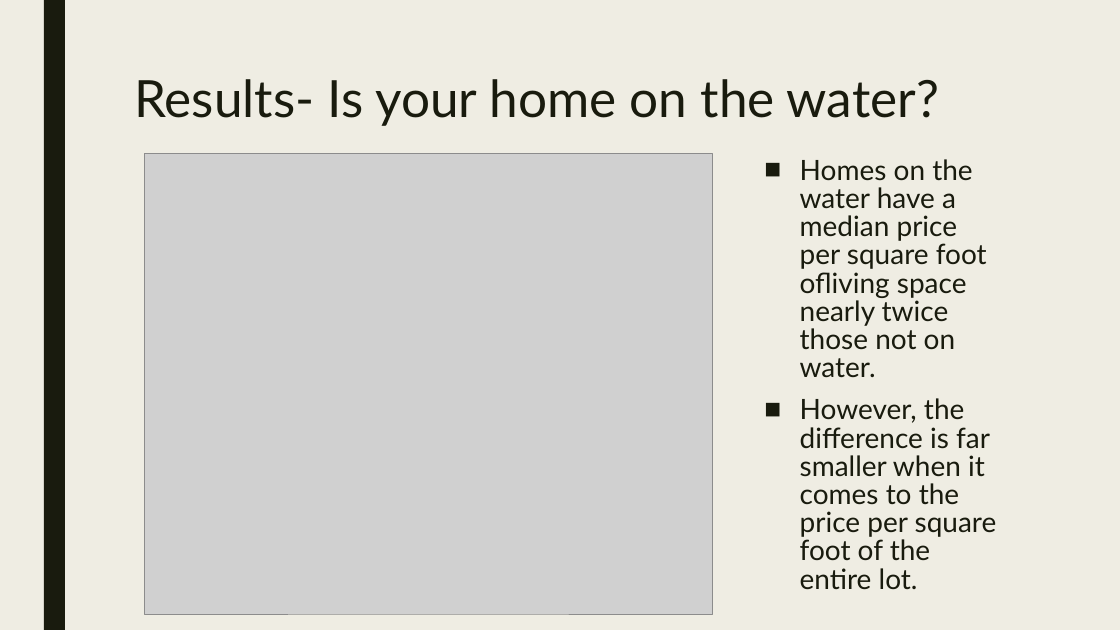
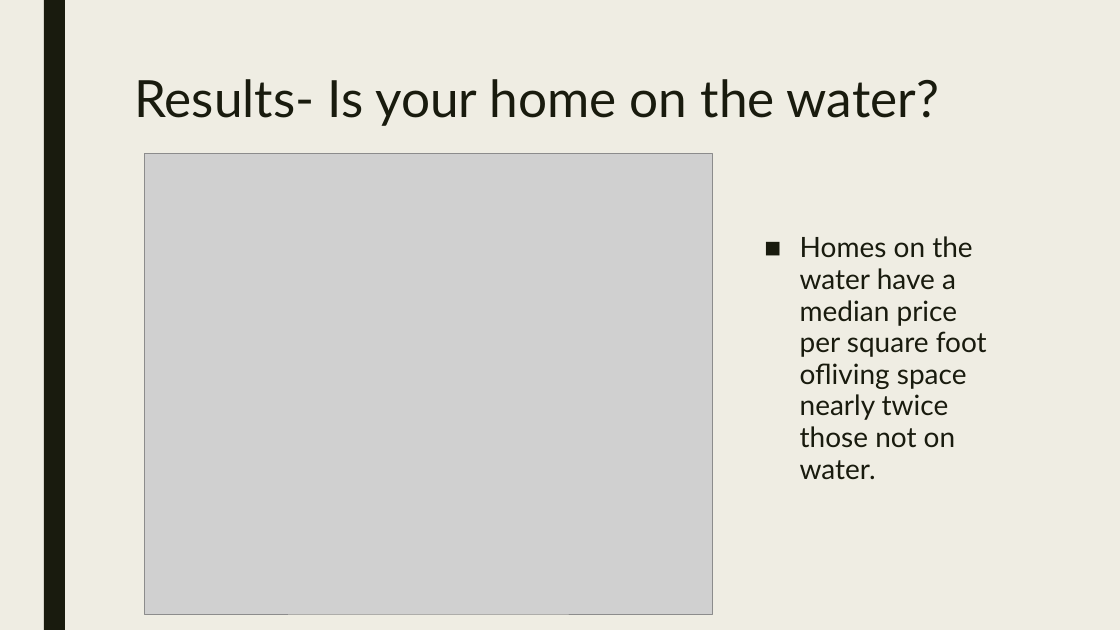
Before and after one commit to yshp57/dsc-1-final-project-online-ds-pt-100118, a slide deck: slide 5 of Presentation1.pptx. Drawn at 1120x630 pixels with LibreOffice and Linux fonts; fonts in the diff are those of the drawing; grey boxes stand for pictures. Boxes give left, top, right and bottom in pixels: in the first picture for what was removed or moved away, otherwise in the second. Text is boxed around its words. In the diff, an @@ line names an element or a change of style, - is before the commit and + after.

```diff
--- a/Presentation1.pptx
+++ b/Presentation1.pptx
@@ text "Homes on the water have ...": place and size @@
-text "Homes on the water have ..." at [800, 159, 997, 589]
+text "Homes on the water have ..." at [800, 236, 987, 480]
@@ text "Homes on the water have ..." at [800, 236, 987, 480]: line spacing 0.84 to 0.94 @@
@@ text at [800, 398, 997, 589]: paragraph removed @@
-■ However, the difference is far smaller when it comes to the price per square foot of the entire lot.
```
Also in this commit, not shown: 2 other slides changed, 3 other files.
